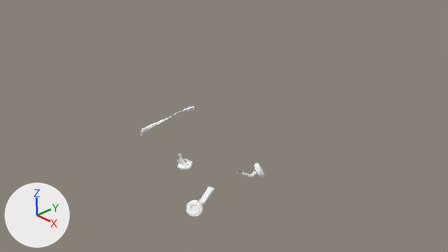
An edit to the Blender file Models/c172p-detailed-damage.blend, drawn before and after from the same camera.
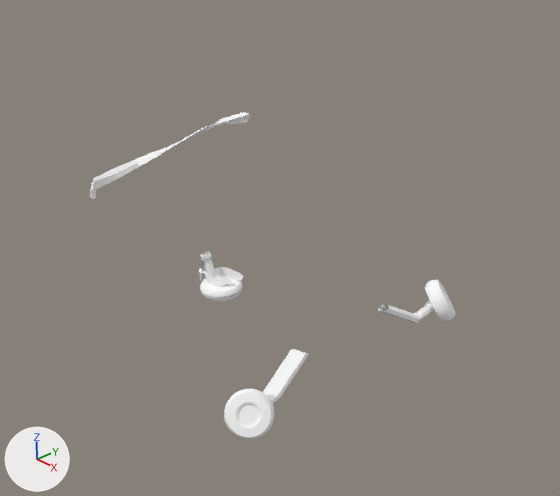
There are two pictures of each version: one from the file's camera 'Camera', one close up on the part from 25% to 67% of the width and 27% to 94% of the height. The axes (+X, +Y, +Z) are drawn at lower left. The lights are the same throughout.

In view in the first close-up: 'LeftWheel.001', 'LeftWheelStrut.001', 'NoseWheel.001', 'NoseWheelStrut.001', 'NoseWheelStrut.002', 'Propeller.001', 'RightWheel.001', 'RightWheelStrut.001'.
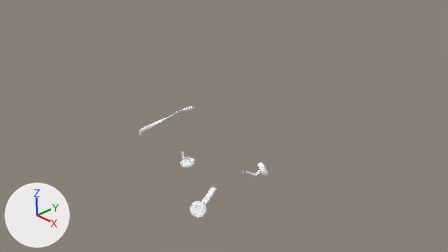
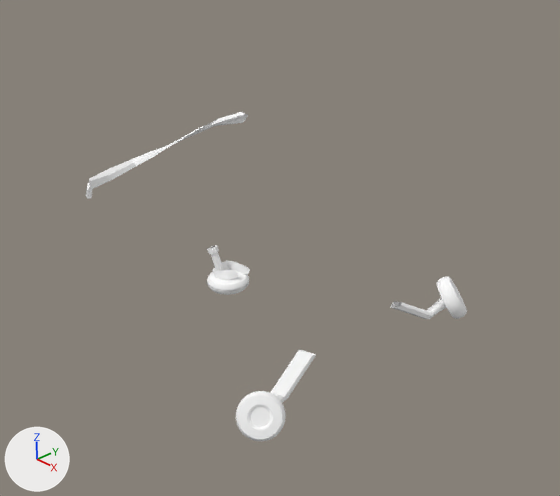
What changed in the scene script:
```text
Change ob_nosewheel_001:
    ob_nosewheel_001.location: (-0.102, 1.364, -0.958) -> (-0.143, 1.473, -0.958)
Change ob_rightwheelstrut_001:
    ob_rightwheelstrut_001.location: (-0.27, -0.058, -0.269) -> (-0.269, 0.079, -0.299)
Remove ob_nosewheelstrut_001:
    ob_nosewheelstrut_001 = bpy.data.objects.new('NoseWheelStrut.001', me_nosewheelstrut_001)
    ob_nosewheelstrut_001.location = (0.023, -0.138, 0.028)
    ob_nosewheelstrut_001.show_transparent = True
Change ob_propeller_001:
    ob_propeller_001.location: (-0.009, 0.063, -0.017) -> (-0.009, 0.026, -0.003)
Change ob_nosewheelstrut_002:
    ob_nosewheelstrut_002.location: (-0.73, -0.053, 0.418) -> (-0.771, 0.057, 0.418)
Change ob_rightwheel_001:
    ob_rightwheel_001.location: (-0.424, -0.155, -0.213) -> (-0.422, -0.018, -0.243)
Change ob_leftwheelstrut_001:
    ob_leftwheelstrut_001.location: (0.036, -0.496, 0.227) -> (0.001, -0.392, 0.155)
Change ob_leftwheel_001:
    ob_leftwheel_001.location: (-0.107, 0.095, -0.281) -> (-0.107, 0.199, -0.353)
```

Changed parts and their boxes (x1, y1, x2, y2) in the close-ups (560 x 496 px):
'LeftWheel.001', moved: before (224, 389, 274, 440); after (236, 391, 286, 441)
'Propeller.001', moved: before (90, 112, 251, 199); after (86, 112, 248, 199)
'LeftWheelStrut.001', moved: before (263, 349, 309, 404); after (270, 350, 316, 403)
'RightWheel.001', moved: before (425, 280, 456, 322); after (436, 277, 467, 319)
'NoseWheelStrut.002', moved: before (200, 252, 243, 287); after (207, 245, 250, 280)
'NoseWheel.001', moved: before (200, 277, 243, 301); after (207, 271, 249, 295)
'RightWheelStrut.001', moved: before (378, 300, 435, 323); after (390, 298, 446, 320)
'NoseWheelStrut.001', deleted: before (199, 256, 221, 281)
